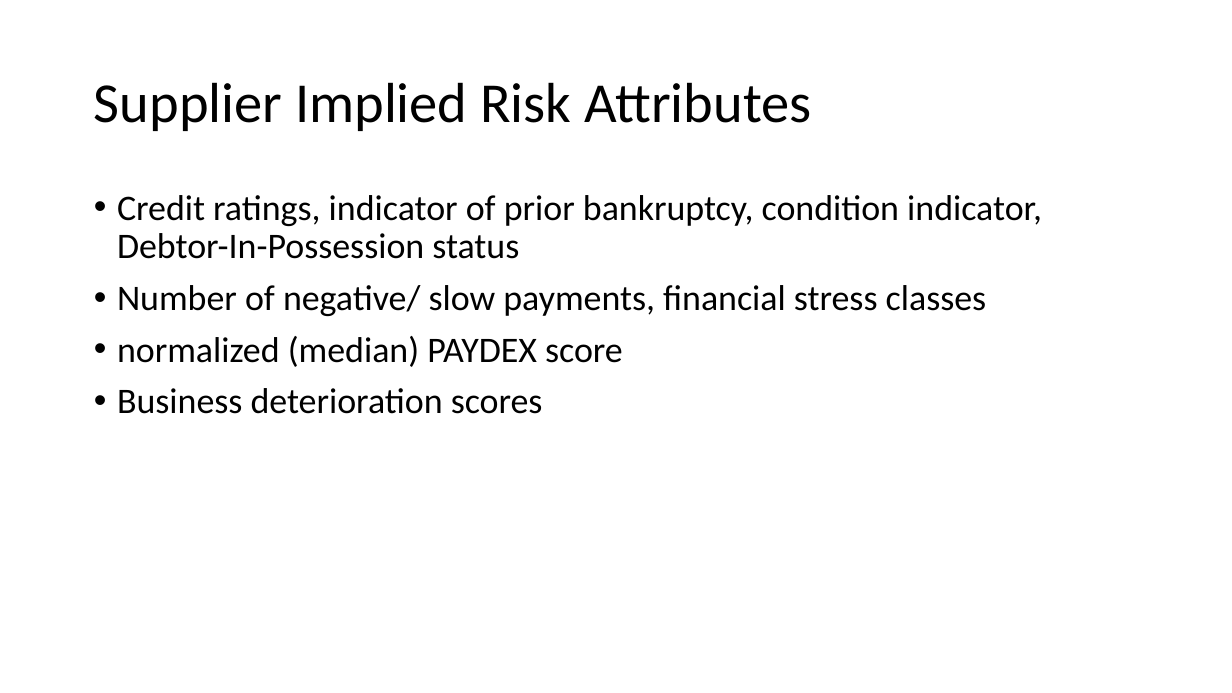
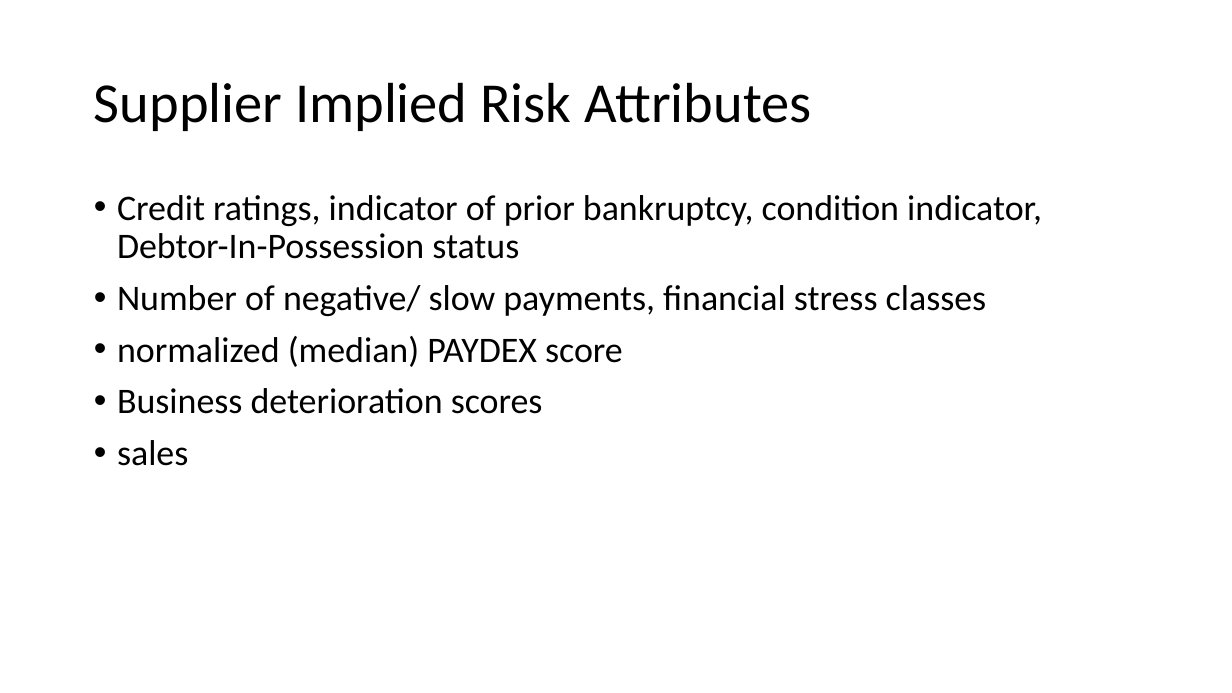
Before and after one commit to PedroCastro/Algothon2019, a slide deck: slide 4 of algothon_submission.pptx. Drawn at 1232x693 pixels with LibreOffice and Linux fonts; fonts in the diff are those of the drawing. Boxes give left, top, right and bottom in pixels: in the first picture for what was removed or moved away, otherwise in the second. Text is boxed around its words. In the diff, an @@ line names an element or a change of style, - is before the commit and + after.

Commit message:
ppt

```diff
--- a/algothon_submission.pptx
+++ b/algothon_submission.pptx
@@ text at bbox=[117, 440, 188, 466]: paragraph added @@
+• sales
```
Also in this commit, not shown: 1 other slide changed, 1 slide added, 1 slide removed, 1 other file.
